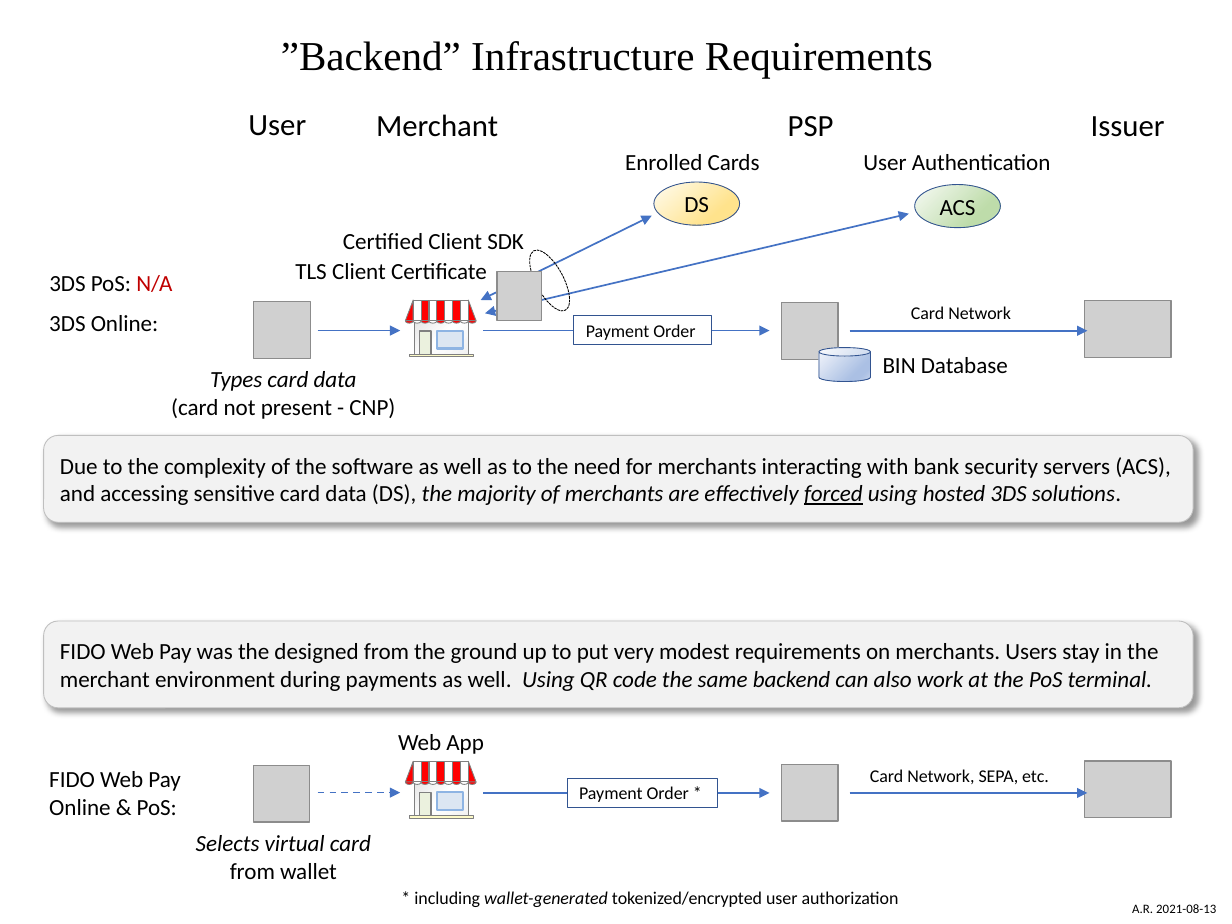
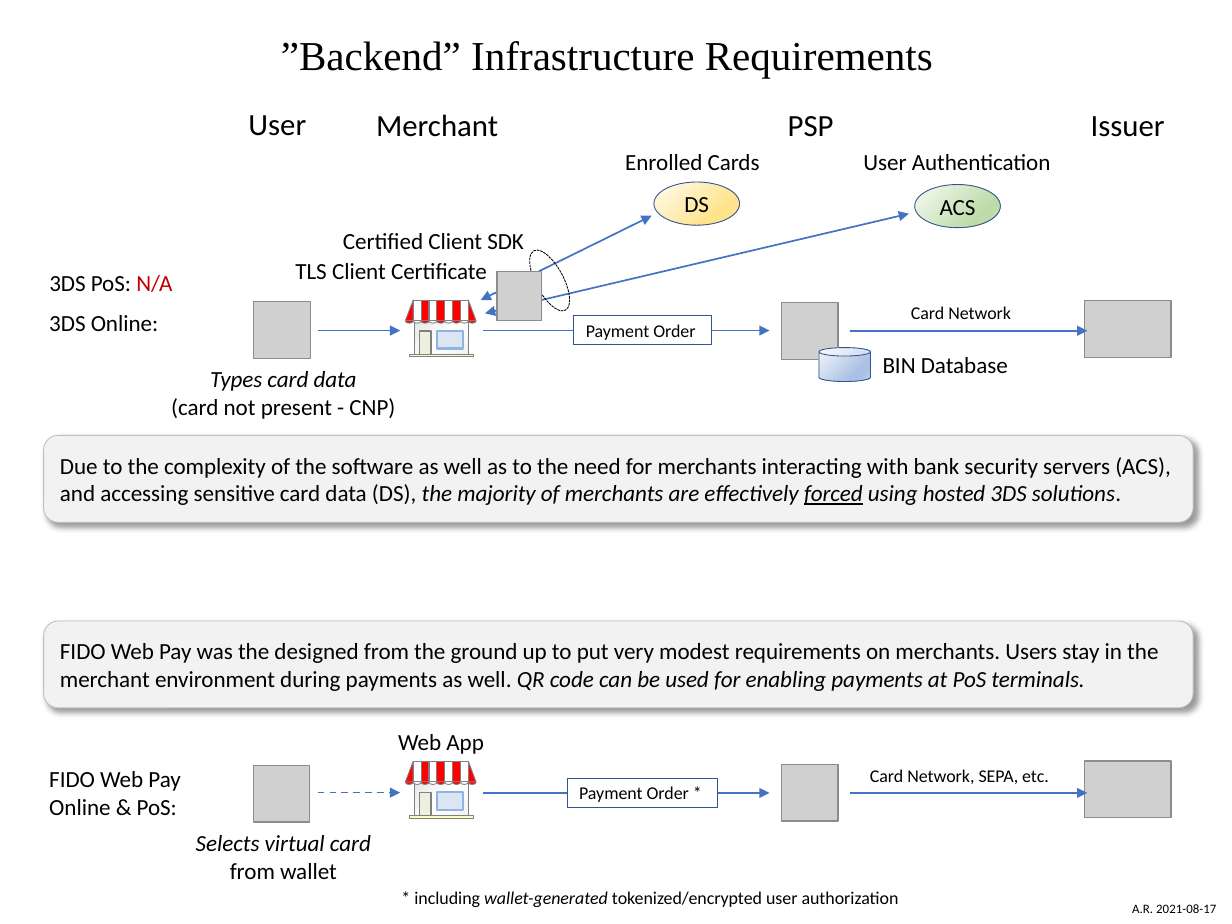
Before and after one commit to fido-web-pay/specification, a slide deck: slide 1 of backend-infrastructure-requirements.pptx. Drawn at 1232x924 pixels with LibreOffice and Linux fonts; fonts in the diff are those of the drawing; grey boxes stand for pictures. Boxes give left, top, right and bottom in pixels: in the first picture for what was removed or moved away, otherwise in the second. Text is boxed around its words. In the diff, an @@ line names an element or a change of style, - is before the commit and + after.

```diff
--- a/backend-infrastructure-requirements.pptx
+++ b/backend-infrastructure-requirements.pptx
@@ text in rounded rectangle at box(60, 643, 1158, 691): text changed @@
-FIDO Web Pay was the designed from the ground up to put very modest requirements on merchants. Users stay in the merchant environment during payments as well. Using QR code the same backend can also work at the PoS terminal.
+FIDO Web Pay was the designed from the ground up to put very modest requirements on merchants. Users stay in the merchant environment during payments as well. QR code can be used for enabling payments at PoS terminals.
@@ text at box(1132, 904, 1216, 913): text changed @@
-A.R. 2021-08-13
+A.R. 2021-08-17
```
Also in this commit, not shown: 1 other file.
